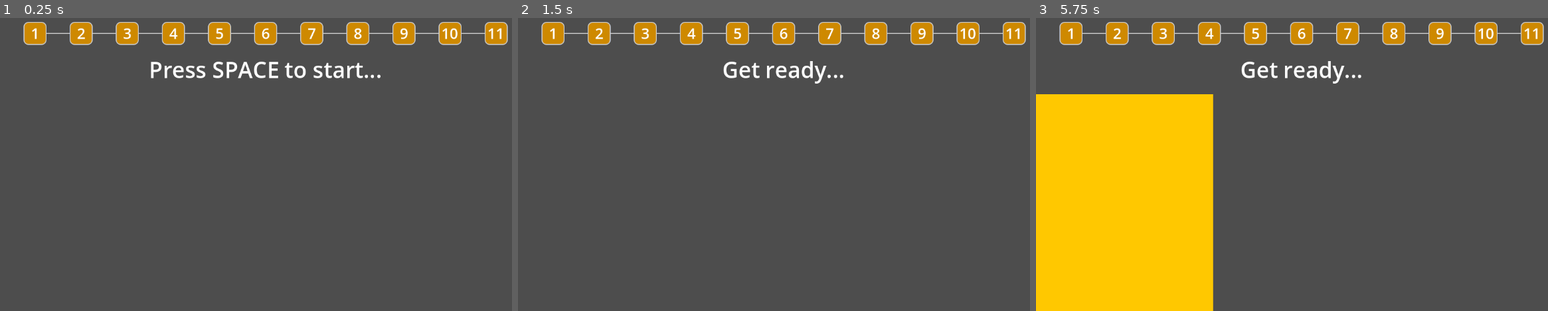
Above: before the commit, frames 1-3 (left to right).
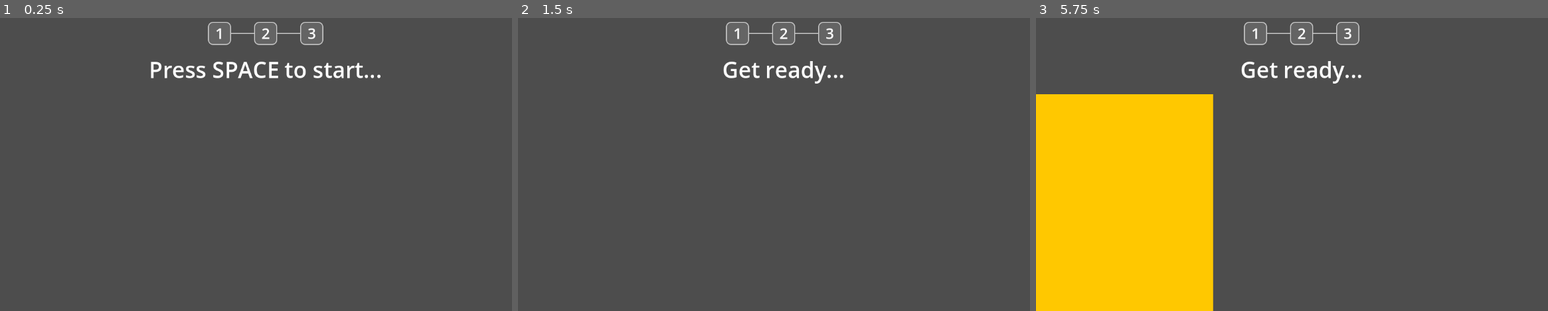
Above: after the commit, the same moments.

Repository: phrasmotica/workout-companion
Game: Godot game, scene res://scenes/app.tscn
Two runs of this game, one before a commit and one after it. Both use one fixed random seed, a clock stepped at 60 frames per second and the inputs below.
Inputs:
- Up to frame 1 (0.25 s): no input
- Up to frame 2 (1.5 s): tap Space at 0.5 s; tap Enter (ui_accept) at 0.77, 1.25 s
- Up to frame 3 (5.75 s): tap Enter (ui_accept) at 1.52, 2, 2.75, 3.02, 3.5, 3.77, 4.25, 4.52 s

The runs differ from the first frame. In frame 1, 3.8% of the frame differs, in the area x 4-100%, y 1-10%; in frame 2, 3.8%; in frame 3, 3.8%.

Commit message:
Create distinct "future", "current" and "completed" appearances for StepperStep control

Diff:
--- a/scenes/app.tscn
+++ b/scenes/app.tscn
@@ -3,7 +3,7 @@
 [ext_resource type="Script" uid="uid://dphjta0fnof0s" path="res://scripts/app.gd" id="1_fee65"]
 [ext_resource type="PackedScene" uid="uid://dq00nnlosn23m" path="res://scenes/key_listener.tscn" id="1_hu2qg"]
 [ext_resource type="PackedScene" uid="uid://dtajkb5vd5nal" path="res://scenes/flasher.tscn" id="1_jv4sb"]
-[ext_resource type="Resource" uid="uid://ct00hl5w1lmxt" path="res://data/workout_20x11.tres" id="2_jv7dx"]
+[ext_resource type="Resource" uid="uid://dqjcyk72b8sak" path="res://data/workout_3x4.tres" id="2_jv7dx"]
 [ext_resource type="PackedScene" uid="uid://jw8x56hddkq3" path="res://scenes/countdown.tscn" id="3_uvl1u"]
 [ext_resource type="PackedScene" uid="uid://c3ny8dq1xas7h" path="res://scenes/status_message.tscn" id="4_k6d74"]
 [ext_resource type="PackedScene" uid="uid://cpcr2u4jlkqua" path="res://scenes/rep_counter.tscn" id="5_ljqyw"]
@@ -30,7 +30,7 @@
 [node name="SetCounter" parent="MarginContainer/VBoxContainer" instance=ExtResource("6_jv7dx")]
 layout_mode = 2
 alignment = 1
-step_count = 11
+step_count = 3
 
 [node name="StatusMessage" parent="MarginContainer/VBoxContainer" instance=ExtResource("4_k6d74")]
 layout_mode = 2
@@ -38,6 +38,7 @@
 [node name="RepCounter" parent="MarginContainer/VBoxContainer" instance=ExtResource("5_ljqyw")]
 visible = false
 layout_mode = 2
+max_count = 4
 
 [node name="MarginContainer" type="MarginContainer" parent="MarginContainer/VBoxContainer"]
 layout_mode = 2
@@ -52,9 +53,9 @@
 unique_name_in_owner = true
 visible = false
 layout_mode = 2
-max_value = 60.0
+max_value = 5.0
 value = 0.0
-duration_seconds = 60
+duration_seconds = 5
 
 [node name="Flasher" parent="MarginContainer/VBoxContainer/MarginContainer" instance=ExtResource("1_jv4sb")]
 unique_name_in_owner = true
--- a/scenes/stepper.tscn
+++ b/scenes/stepper.tscn
@@ -1,16 +1,15 @@
-[gd_scene load_steps=4 format=3 uid="uid://ctqbv83gyj2ql"]
+[gd_scene load_steps=5 format=3 uid="uid://ctqbv83gyj2ql"]
 
 [ext_resource type="Theme" uid="uid://pxiigjg7x2e4" path="res://ui_theme.tres" id="1_y5723"]
 [ext_resource type="Script" uid="uid://d1x5d0boaio4m" path="res://scripts/stepper.gd" id="2_k1r7q"]
 [ext_resource type="PackedScene" uid="uid://hu3lks1j7q1n" path="res://scenes/stepper_step.tscn" id="2_xv8sx"]
+[ext_resource type="Script" uid="uid://du2onvfuy5ppf" path="res://scripts/stepper_step.gd" id="4_bhkct"]
 
 [node name="Stepper" type="HBoxContainer"]
 theme = ExtResource("1_y5723")
 theme_override_constants/separation = 0
 script = ExtResource("2_k1r7q")
 step_count = 4
-starting_number = 1
-highlighted_step = 0
 
 [node name="StepperStep1" parent="." instance=ExtResource("2_xv8sx")]
 layout_mode = 2
@@ -20,10 +19,22 @@
 layout_mode = 2
 number = 2
 
-[node name="StepperStep3" parent="." instance=ExtResource("2_xv8sx")]
+[node name="StepperStep3" type="HBoxContainer" parent="." instance=ExtResource("2_xv8sx")]
 layout_mode = 2
+theme = ExtResource("1_y5723")
+theme_override_constants/separation = 0
+script = ExtResource("4_bhkct")
 number = 3
+show_leading_line = true
+default_colour = Color(0.8, 0.8, 0.8, 1)
+completed_colour = Color(0, 0.705882, 0, 1)
 
-[node name="StepperStep4" parent="." instance=ExtResource("2_xv8sx")]
+[node name="StepperStep4" type="HBoxContainer" parent="." instance=ExtResource("2_xv8sx")]
 layout_mode = 2
+theme = ExtResource("1_y5723")
+theme_override_constants/separation = 0
+script = ExtResource("4_bhkct")
 number = 4
+show_leading_line = true
+default_colour = Color(0.8, 0.8, 0.8, 1)
+completed_colour = Color(0, 0.705882, 0, 1)
--- a/scenes/stepper_step.tscn
+++ b/scenes/stepper_step.tscn
@@ -8,8 +8,8 @@
 theme_override_constants/separation = 0
 script = ExtResource("2_8v6er")
 show_leading_line = true
-highlight_colour = Color(0, 0.705882, 0, 1)
 default_colour = Color(0.8, 0.8, 0.8, 1)
+completed_colour = Color(0, 0.705882, 0, 1)
 
 [node name="LeadingLine" type="ColorRect" parent="."]
 unique_name_in_owner = true
@@ -22,7 +22,7 @@
 unique_name_in_owner = true
 custom_minimum_size = Vector2(50, 50)
 layout_mode = 2
-theme_type_variation = &"StepperPanelContainer"
+theme_type_variation = &"FutureStepperPanelContainer"
 
 [node name="Label" type="Label" parent="PanelContainer"]
 unique_name_in_owner = true
--- a/scripts/stepper.gd
+++ b/scripts/stepper.gd
@@ -9,16 +9,16 @@
         _refresh()
 
 @export
-var starting_number := 3:
+var starting_number := 1:
     set(value):
         starting_number = maxi(value, 0)
 
         _refresh()
 
 @export
-var highlighted_step := 1:
+var highlighted_step := -1:
     set(value):
-        highlighted_step = clampi(value, 0, step_count)
+        highlighted_step = clampi(value, -1, step_count)
 
         _refresh()
 
@@ -54,9 +54,18 @@
 
         step.number = starting_number + i
         step.show_leading_line = i > 0
-        step.highlighted = i + 1 <= highlighted_step
+        step.look = _compute_step_look(i)
 
     if steps.size() > step_count:
         for i in range(step_count, steps.size()):
             print("Cleaning up child %d" % i)
             get_child(i).queue_free()
+
+func _compute_step_look(index: int) -> StepperStep.Look:
+    if index < highlighted_step:
+        return StepperStep.Look.COMPLETED
+
+    if index == highlighted_step:
+        return StepperStep.Look.CURRENT
+
+    return StepperStep.Look.FUTURE
--- a/scripts/stepper_step.gd
+++ b/scripts/stepper_step.gd
@@ -1,5 +1,7 @@
 @tool
 class_name StepperStep extends HBoxContainer
+
+enum Look { FUTURE, CURRENT, COMPLETED }
 
 @export
 var number := 1:
@@ -16,16 +18,9 @@
         _refresh()
 
 @export
-var highlighted := false:
+var look := Look.FUTURE:
     set(value):
-        highlighted = value
-
-        _refresh()
-
-@export
-var highlight_colour: Color:
-    set(value):
-        highlight_colour = value
+        look = value
 
         _refresh()
 
@@ -33,6 +28,13 @@
 var default_colour: Color:
     set(value):
         default_colour = value
+
+        _refresh()
+
+@export
+var completed_colour: Color:
+    set(value):
+        completed_colour = value
 
         _refresh()
 
@@ -48,7 +50,7 @@
 func _refresh() -> void:
     if leading_line:
         leading_line.visible = show_leading_line
-        leading_line.color = highlight_colour if highlighted else default_colour
+        leading_line.color = _compute_line_colour()
 
     if step_background:
         step_background.theme_type_variation = _compute_panel_style()
@@ -56,7 +58,17 @@
     if label:
         label.text = str(number)
 
+func _compute_line_colour() -> Color:
+    if look == Look.COMPLETED:
+        return completed_colour
+
+    return default_colour
+
 func _compute_panel_style() -> StringName:
-    return \
-        "HighlightedStepperPanelContainer" if highlighted else \
-        "StepperPanelContainer"
+    if look == Look.FUTURE:
+        return "FutureStepperPanelContainer"
+
+    if look == Look.COMPLETED:
+        return "CompletedStepperPanelContainer"
+
+    return "StepperPanelContainer"
--- a/ui_theme.tres
+++ b/ui_theme.tres
@@ -1,6 +1,28 @@
-[gd_resource type="Theme" load_steps=4 format=3 uid="uid://pxiigjg7x2e4"]
+[gd_resource type="Theme" load_steps=6 format=3 uid="uid://pxiigjg7x2e4"]
 
 [sub_resource type="StyleBoxFlat" id="StyleBoxFlat_dmjyp"]
+bg_color = Color(0, 0.705882, 0, 1)
+border_width_left = 2
+border_width_top = 2
+border_width_right = 2
+border_width_bottom = 2
+corner_radius_top_left = 10
+corner_radius_top_right = 10
+corner_radius_bottom_right = 10
+corner_radius_bottom_left = 10
+
+[sub_resource type="StyleBoxFlat" id="StyleBoxFlat_touxu"]
+bg_color = Color(0.393085, 0.393086, 0.393085, 1)
+border_width_left = 2
+border_width_top = 2
+border_width_right = 2
+border_width_bottom = 2
+corner_radius_top_left = 10
+corner_radius_top_right = 10
+corner_radius_bottom_right = 10
+corner_radius_bottom_left = 10
+
+[sub_resource type="StyleBoxFlat" id="StyleBoxFlat_2pn01"]
 bg_color = Color(0, 0.705882, 0, 1)
 border_width_left = 2
 border_width_top = 2
@@ -26,8 +48,12 @@
 font_names = PackedStringArray("Osaka")
 
 [resource]
+CompletedStepperPanelContainer/base_type = &"PanelContainer"
+CompletedStepperPanelContainer/styles/panel = SubResource("StyleBoxFlat_dmjyp")
+FutureStepperPanelContainer/base_type = &"PanelContainer"
+FutureStepperPanelContainer/styles/panel = SubResource("StyleBoxFlat_touxu")
 HighlightedStepperPanelContainer/base_type = &"PanelContainer"
-HighlightedStepperPanelContainer/styles/panel = SubResource("StyleBoxFlat_dmjyp")
+HighlightedStepperPanelContainer/styles/panel = SubResource("StyleBoxFlat_2pn01")
 StepperPanelContainer/base_type = &"PanelContainer"
 StepperPanelContainer/styles/panel = SubResource("StyleBoxFlat_potcg")
 StepperStepLabel/base_type = &"Label"
